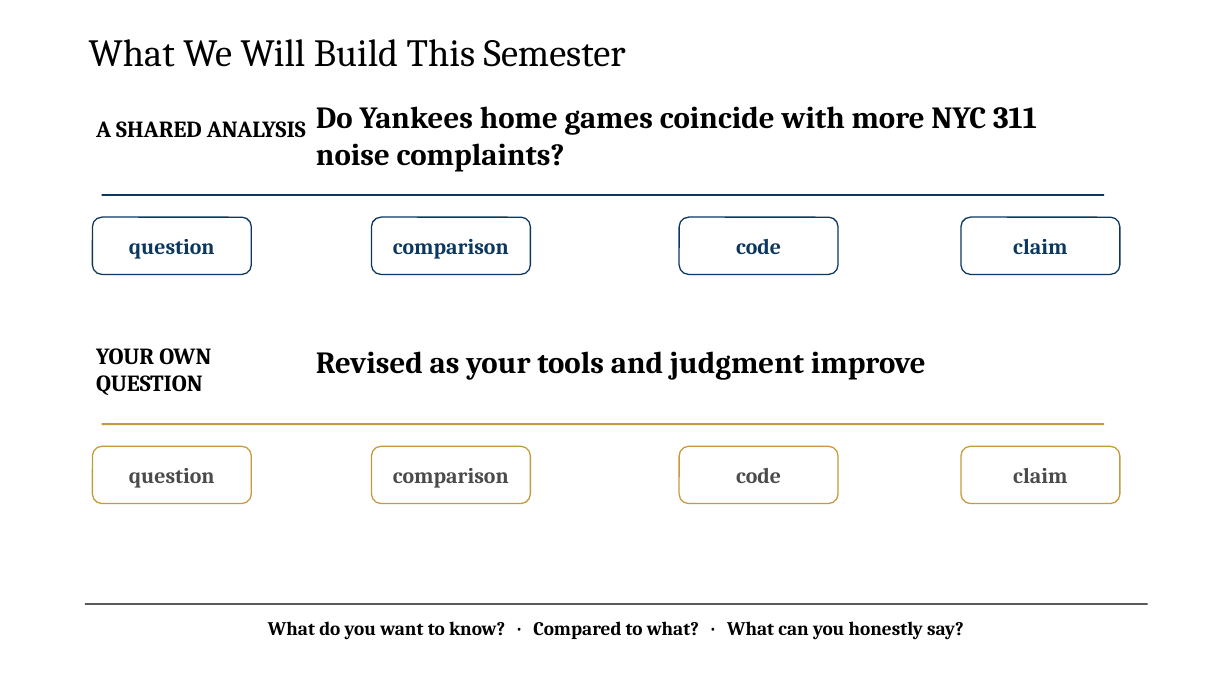
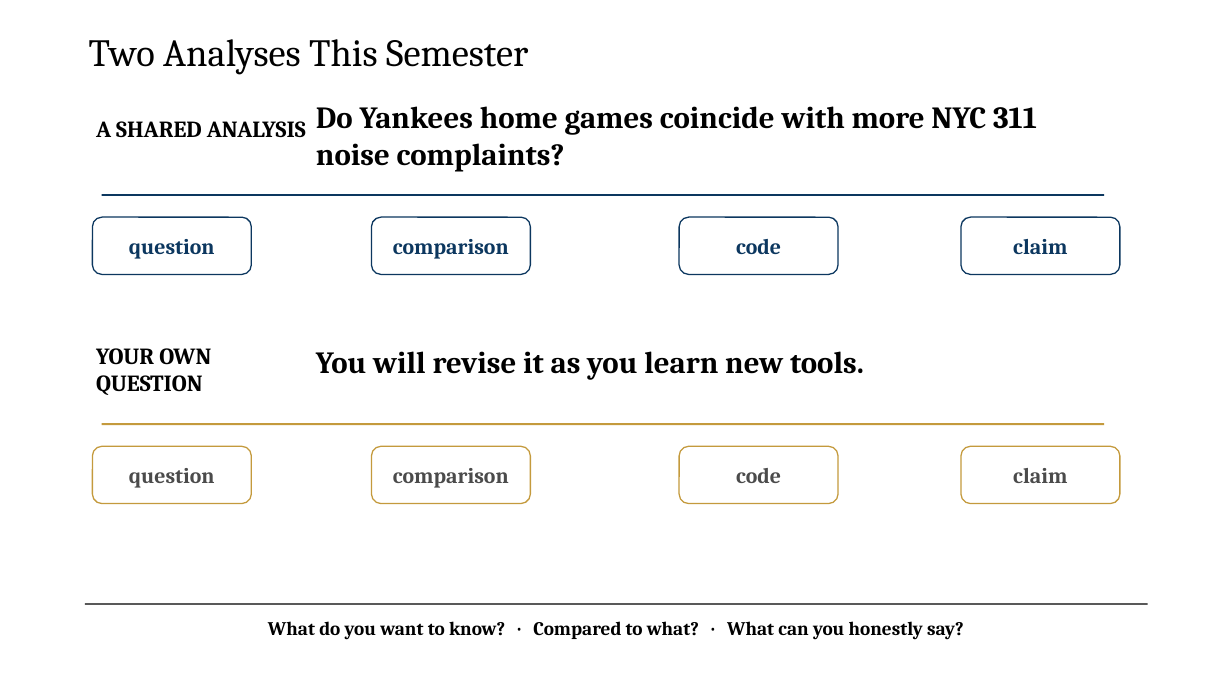
Before and after one commit to zjelveh/zjelveh.github.io, a slide deck: slide 22 of files/ccjs418e_fall2026/lecture_1.pptx (slide 24 before the commit). Drawn at 1232x693 pixels with LibreOffice and Linux fonts; fonts in the diff are those of the drawing. Boxes give left, top, right and bottom in pixels: in the first picture for what was removed or moved away, otherwise in the second. Text is boxed around its words. In the diff, an @@ line names an element or a change of style, - is before the commit and + after.

```diff
--- a/files/ccjs418e_fall2026/lecture_1.pptx
+++ b/files/ccjs418e_fall2026/lecture_1.pptx
@@ text at bbox=[89, 39, 528, 75]: text changed @@
-What We Will Build This Semester
+Two Analyses This Semester
@@ text at bbox=[316, 351, 864, 380]: text changed @@
-Revised as your tools and judgment improve
+You will revise it as you learn new tools.
```
Also in this commit, not shown: 14 other slides changed, 2 slides removed.
